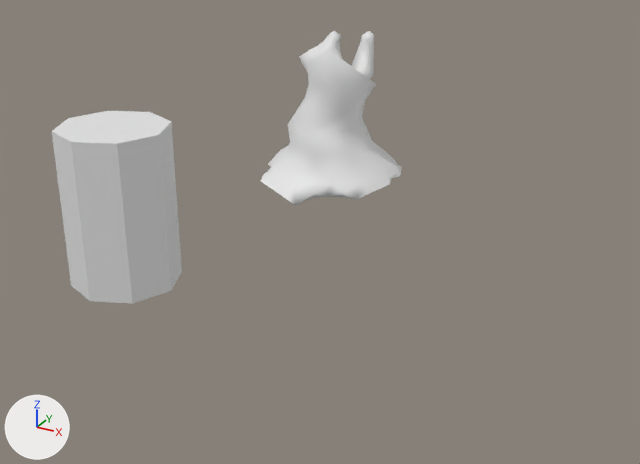
An edit to the Blender file BlenderFilesKH/Icicles.blend, drawn before and after from the same camera.
One viewpoint serves both versions: a 50 mm camera at (10.12, -11.07, 7.12) aimed at (2.2, 3.32, -0.08). Arrows for +X, +Y and +Z are at lower left; the lights stay in place. The first picture is the older version.

Script lines for the objects in view, before the commit:
```python
me_cylinder = bpy.data.meshes.new('Cylinder')
me_cylinder.from_pydata(...)  # 58 vertices, 64 faces; spans x -1.0..1.0, y -1.0..1.0, z -1.42..1.48
me_cylinder_001 = bpy.data.meshes.new('Cylinder.001')
me_cylinder_001.from_pydata(...)  # 314 vertices, 406 faces; spans x -1.76..1.76, y -1.9..2.39, z -2.12..1.74
me_cylinder_001.polygons.foreach_set('use_smooth', [True] * 406)
ob_icicle_extra_spike = bpy.data.objects.new('Icicle_Extra_Spike', me_cylinder_001)
ob_icicle_extra_spike.location = (0.0, 8.0, 1.22)
ob_master_icicle = bpy.data.objects.new('Master_Icicle', me_cylinder)
ob_master_icicle.location = (0.0, 0.0, 1.22)
```
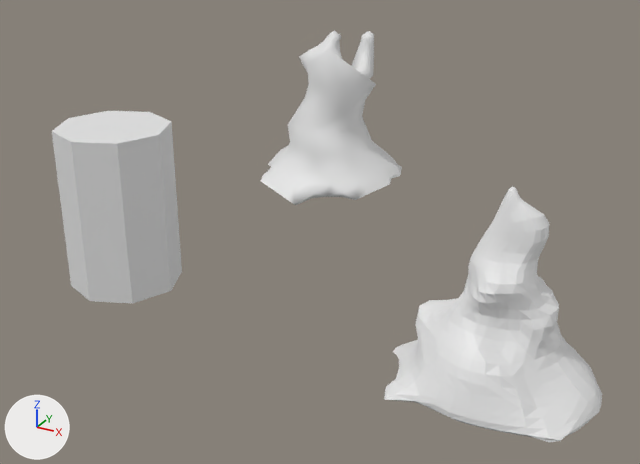
Commit message: Icicle_Variant 1

Diff of the bpy script that builds the scene:
```diff
--- a/BlenderFilesKH/Icicles.blend.py
+++ b/BlenderFilesKH/Icicles.blend.py
@@ me_cylinder_002 @@
+me_cylinder_002.from_pydata(...)  # 1378 vertices, 1984 faces; spans x -1.68..1.55, y -1.34..1.46, z -1.42..1.67
@@ ob_master_icicle_001 @@
+ob_master_icicle_001 = bpy.data.objects.new('Master_Icicle.001', me_cylinder_002)
+ob_master_icicle_001.location = (7.0, 0.0, 1.22)
```

Location of each change, (x1, y1, x2, y2) in pixels of the pictures (640 x 464 px):
'Master_Icicle.001', added: after (384, 187, 602, 442)
